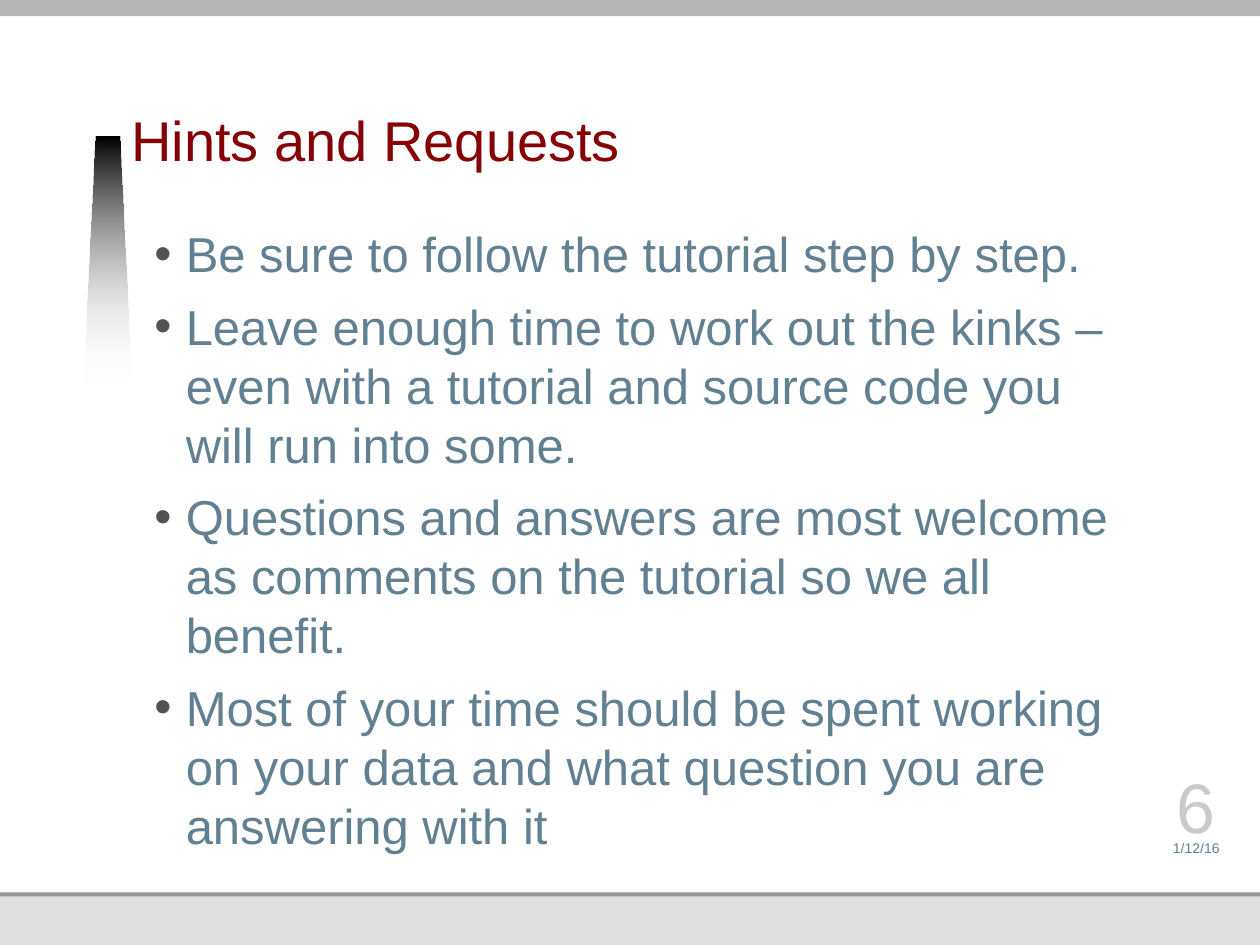
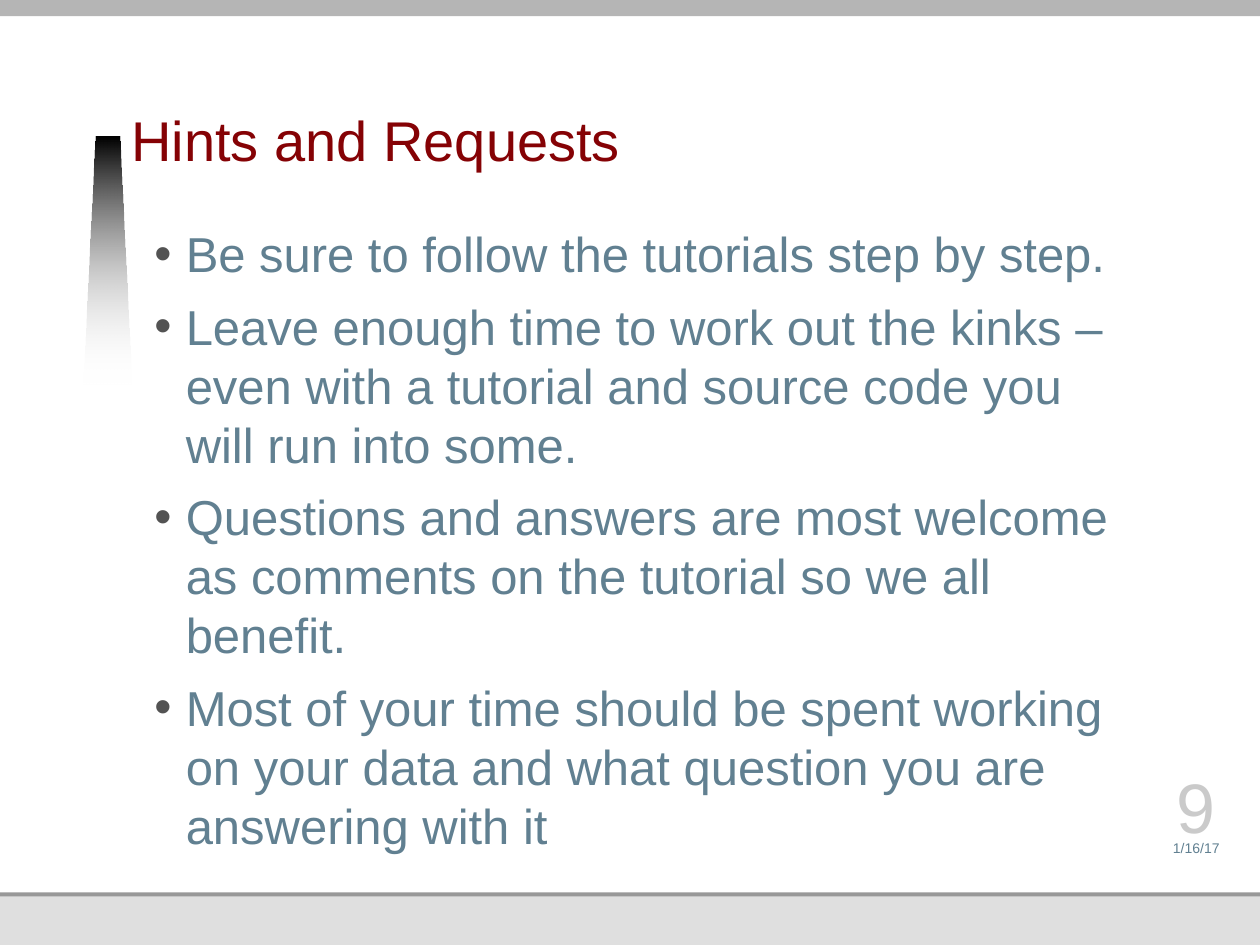
Before and after one commit to jmankoff/data, a slide deck: slide 9 of Lectures/Byte1 Fusion.pptx (slide 6 before the commit). Drawn at 1260x945 pixels with LibreOffice and Linux fonts; fonts in the diff are those of the drawing; background and template pictures are left out. Boxes give left, top, right and bottom in pixels: in the first picture for what was removed or moved away, otherwise in the second. Text is boxed around its words. In the diff, an @@ line names an element or a change of style, - is before the commit and + after.

```diff
--- a/Lectures/Byte1 Fusion.pptx
+++ b/Lectures/Byte1 Fusion.pptx
@@ text at <box>186,236,1105,282</box>: text changed @@
-• Be sure to follow the tutorial step by step.
+• Be sure to follow the tutorials step by step.
@@ page number at <box>1177,784,1216,846</box>: text changed @@
-6
+9
@@ text at <box>1173,843,1220,853</box>: text changed @@
-1/12/16
+1/16/17
```
Also in this commit, not shown: 3 other slides changed, 3 slides added.
